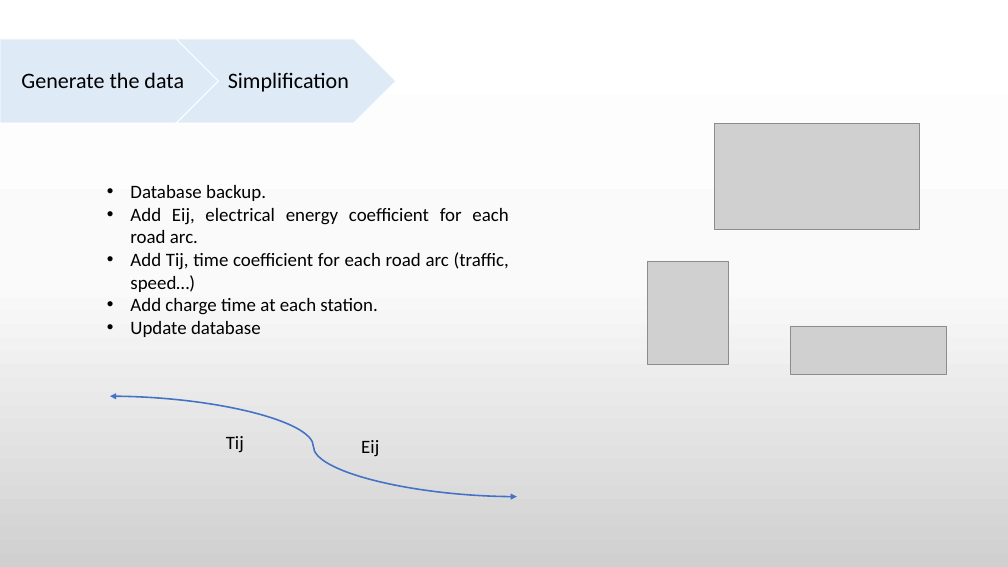
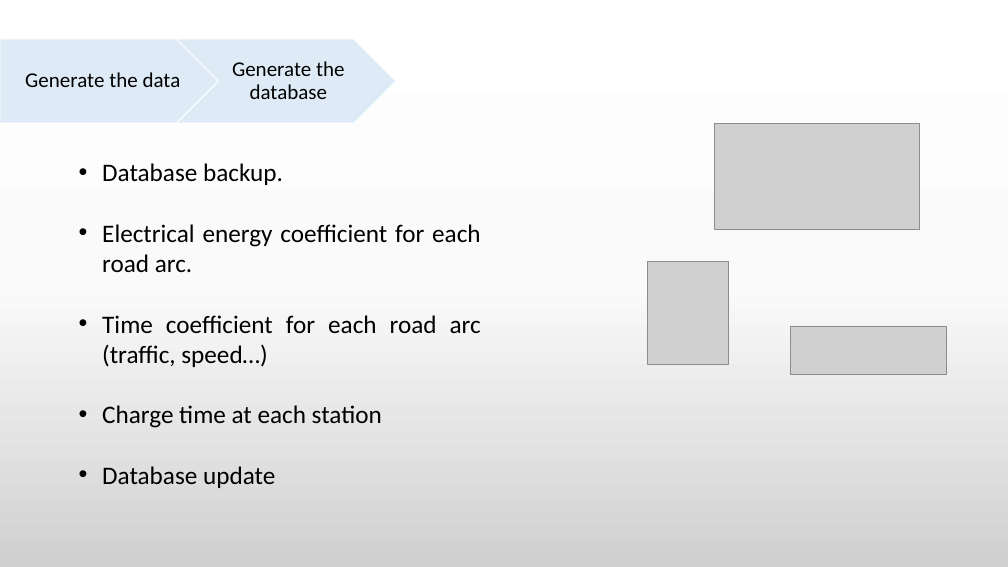
Before and after one commit to PS8-ItineraireOptimal/Documentation, a slide deck: slide 5 of presentation/Modifs_Yves.pptx. Drawn at 1008x567 pixels with LibreOffice and Linux fonts; fonts in the diff are those of the drawing; grey boxes stand for pictures. Boxes give left, top, right and bottom in pixels: in the first picture for what was removed or moved away, otherwise in the second. Text is boxed around its words. In the diff, an @@ line names an element or a change of style, - is before the commit and + after.

```diff
--- a/presentation/Modifs_Yves.pptx
+++ b/presentation/Modifs_Yves.pptx
@@ text "Generate the data" at (25,72,181,87): size 21 to 20 pt @@
@@ text at (232,61,345,99): text changed; size 21 to 20 pt @@
-Simplification
+Generate the database
@@ text "Database backup.": place and size @@
-text "Database backup." at (130,185,509,337)
+text "Database backup." at (102,163,481,488)
@@ text at (102,163,283,185): size 18 to 24 pt in "Database backup." @@
@@ text at (102,224,481,488): text changed; size 18 to 24 pt @@
-• Add Eij, electrical energy coefficient for each road arc.
-• Add Tij, time coefficient for each road arc (traffic, speed…)
-• Add charge time at each station.
-• Update database
+• Electrical energy coefficient for each road arc.
+• Time coefficient for each road arc (traffic, speed…)
+• Charge time at each station
+• Database update
@@ curved double arrow removed from (110, 396) to (517, 497) @@
@@ text removed at (226,436,244,453) @@
-Tij
@@ text removed at (361,440,379,457) @@
-Eij
```
Also in this commit, not shown: 6 other slides changed, 1 slide added, 5 other files.
